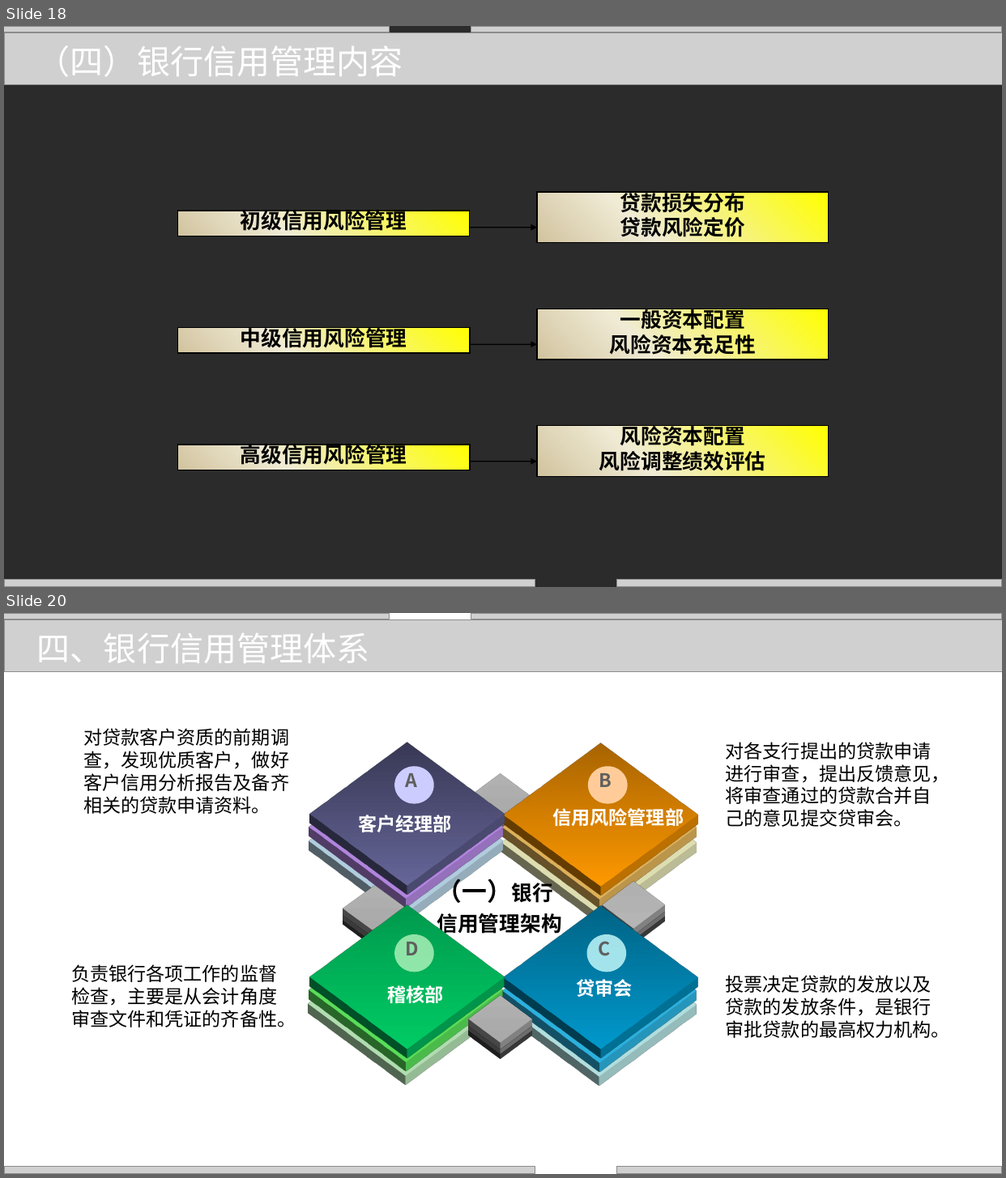
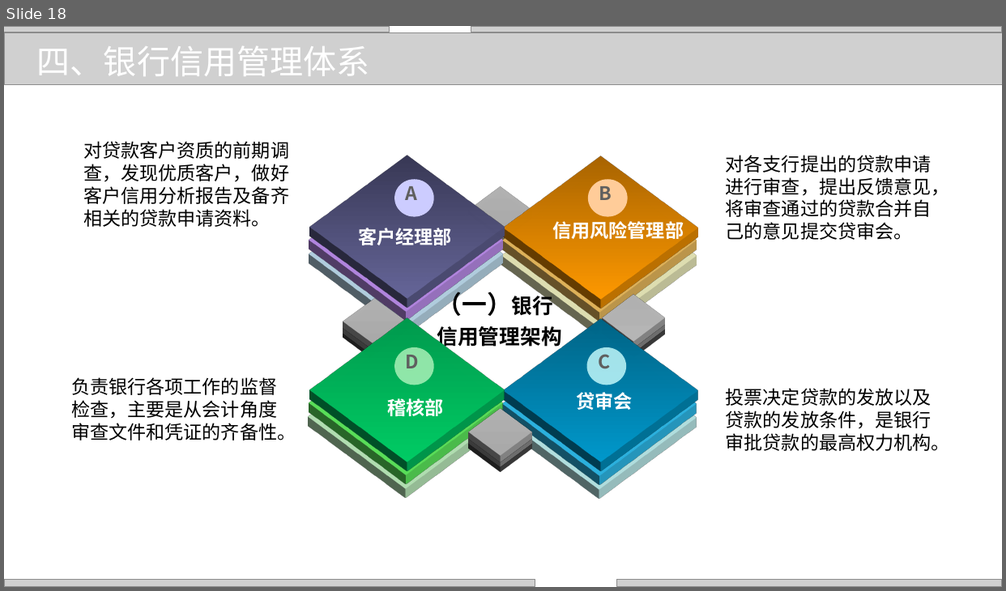
Before and after one commit to zhangjianzhang/internet_credit, a slide deck: files/slides/lecture_18.pptx. Shown one above the other, each under a label of ours: slides 18 and 20 before the commit, slide 18 after it; the slides between them are not shown. The pictures are 1006x1178 and 1006x591 pixels, drawn with LibreOffice and Linux fonts; fonts in the diff are those of the drawing; grey boxes stand for pictures; background and template pictures are left out; a plain dark background stands for a picture behind light text. Boxes give left, top, right and bottom in pixels: in the first picture for what was removed or moved away, otherwise in the second. Text is boxed around its words. In the diff, an @@ line names an element or a change of style, - is before the commit and + after.

```diff
--- a/files/slides/lecture_18.pptx
+++ b/files/slides/lecture_18.pptx
@@ slide 18 removed at (4,26,1002,587), background picture (left out) @@
@@ picture removed at (4,32,1002,85) @@
@@ text removed at (37,46,403,76) @@
-（四）银行信用管理内容
@@ group removed at (177,192,829,476): 6 rectangles, 3 arrows @@
-初级信用风险管理
-中级信用风险管理
-高级信用风险管理
-贷款损失分布
-贷款风险定价
-一般资本配置
-风险资本充足性
-风险资本配置
-风险调整绩效评估
@@ group removed at (4,26,1002,587): 4 pictures @@
@@ what was slide 20 is now slide 18 @@
```
Also in this commit, not shown: 16 slides changed, 1 other slide removed, 7 other files.
